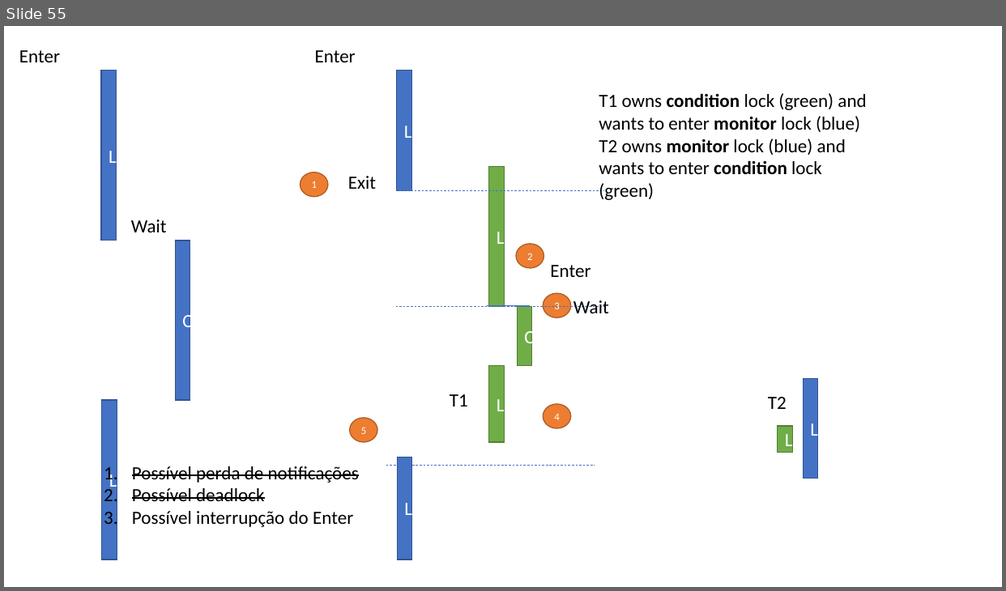
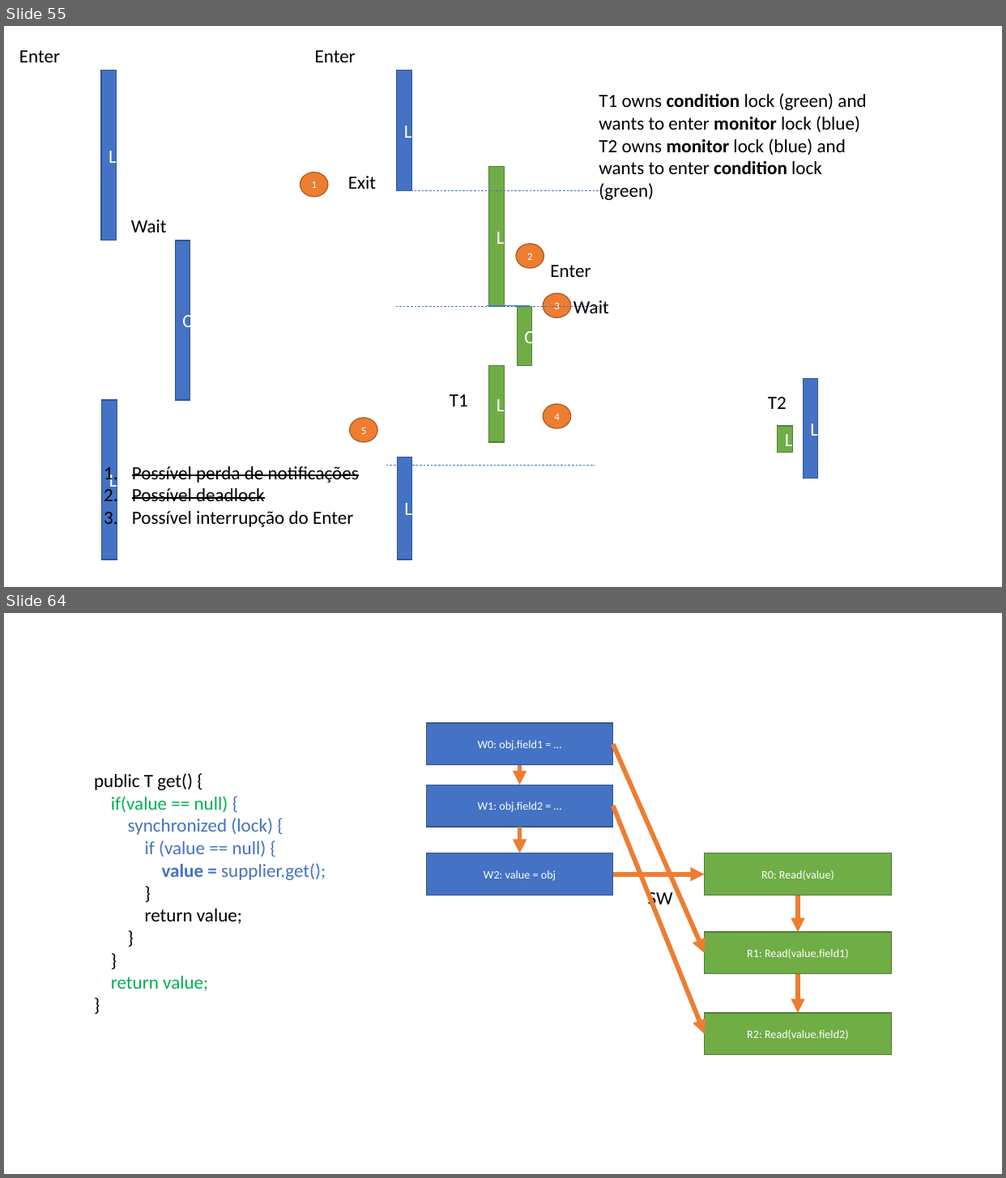
Before and after one commit to isel-leic-pc/s2021v-li51n, a slide deck: docs/threads.pptx. Shown one above the other, each under a label of ours: slide 55 before the commit, slides 55 and 64 after it; the slides between them are not shown. The pictures are 1006x591 and 1006x1178 pixels, drawn with LibreOffice and Linux fonts; fonts in the diff are those of the drawing. Boxes give left, top, right and bottom in pixels: in the first picture for what was removed or moved away, otherwise in the second. Text is boxed around its words. In the diff, an @@ line names an element or a change of style, - is before the commit and + after.

```diff
--- a/docs/threads.pptx
+++ b/docs/threads.pptx
@@ slide 64 added at [4, 613, 1002, 1174], background #FFFFFF @@
@@ rectangle added at [426, 723, 612, 765], fill #4472C4, outline #325491 1 pt, 11 pt, text #FFFFFF @@
+W0: obj.field1 = …
@@ arrow added from (613, 744) to (705, 954), #4472C4 0.5 pt dashed @@
@@ arrow added from (613, 744) to (705, 954), #ED7D31 4.5 pt @@
@@ text added at [94, 773, 326, 991], 18 pt, text #4472C4 @@
+public T get() {
+if(value == null) {
+synchronized (lock) {
+if (value == null) {
+value = supplier.get();
+}
+return value;
+}
+}
+return value;
+}
@@ arrow added from (520, 765) to (520, 786), #ED7D31 4.5 pt @@
@@ rectangle added at [426, 786, 612, 827], fill #4472C4, outline #325491 1 pt, 11 pt, text #FFFFFF @@
+W1: obj.field2 = …
@@ arrow added from (613, 806) to (705, 1034), #4472C4 0.5 pt dashed @@
@@ arrow added from (613, 806) to (705, 1034), #ED7D31 4.5 pt @@
@@ arrow added from (520, 827) to (520, 854), #ED7D31 4.5 pt @@
@@ rectangle added at [426, 854, 612, 895], fill #4472C4, outline #325491 1 pt, 11 pt, text #FFFFFF @@
+W2: value = obj
@@ rectangle added at [705, 854, 891, 895], fill #70AD47, outline #538035 1 pt, 11 pt, text #FFFFFF @@
+R0: Read(value)
@@ arrow added from (613, 875) to (705, 875), #ED7D31 4.5 pt @@
@@ text added at [648, 889, 673, 910], 18 pt, text #000000 @@
+SW
@@ arrow added from (799, 895) to (799, 933), #ED7D31 4.5 pt @@
@@ rectangle added at [705, 933, 891, 974], fill #70AD47, outline #538035 1 pt, 11 pt, text #FFFFFF @@
+R1: Read(value.field1)
@@ arrow added from (799, 974) to (799, 1013), #ED7D31 4.5 pt @@
@@ rectangle added at [705, 1013, 891, 1055], fill #70AD47, outline #538035 1 pt, 11 pt, text #FFFFFF @@
+R2: Read(value.field2)
```
Also in this commit, not shown: 14 other slides added, 5 other files.
